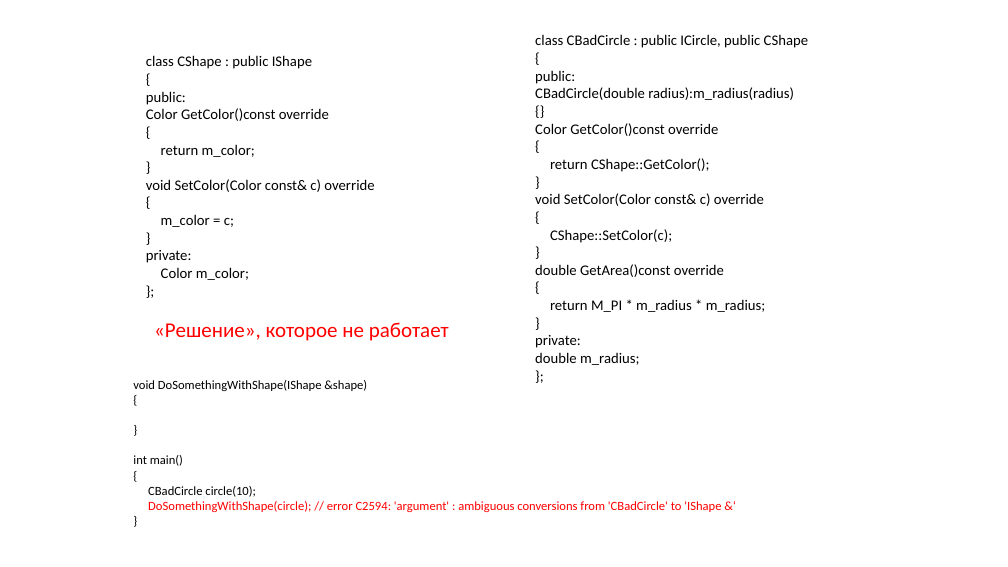
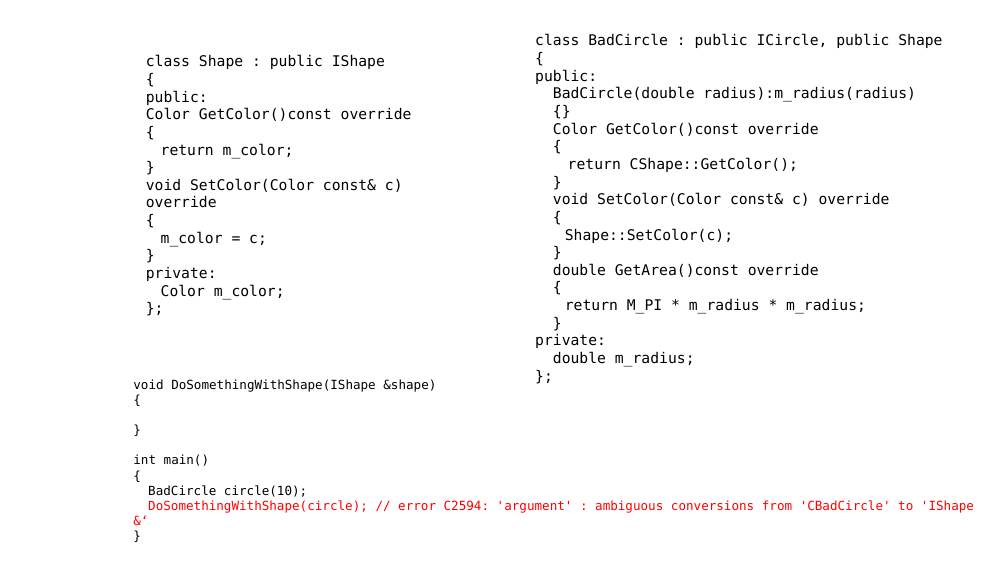
Before and after one commit to alexey-malov/oop, a slide deck: slide 66 of lectures/06/Обобщенное программирование, шаблоны.pptx (slide 63 before the commit). Drawn at 1008x567 pixels with LibreOffice and Linux fonts; fonts in the diff are those of the drawing. Boxes give left, top, right and bottom in pixels: in the first picture for what was removed or moved away, otherwise in the second. Text is boxed around its words. In the diff, an @@ line names an element or a change of style, - is before the commit and + after.

```diff
--- a/lectures/06/Обобщенное программирование, шаблоны.pptx
+++ b/lectures/06/Обобщенное программирование, шаблоны.pptx
@@ text at (146,54,385,69): text changed; font Calibri to DejaVu Sans Mono @@
-class CShape : public IShape
+class Shape : public IShape
@@ text at (535,33,942,48): text changed; font Calibri to DejaVu Sans Mono @@
-class CBadCircle : public ICircle, public CShape
+class BadCircle : public ICircle, public Shape
@@ text at (535,69,890,367): font Calibri to DejaVu Sans Mono in "{", "public:", "{}", "Color GetColor()const override" and 13 more places @@
@@ text at (553,86,916,102): text changed; font Calibri to DejaVu Sans Mono @@
-CBadCircle(double radius):m_radius(radius)
+BadCircle(double radius):m_radius(radius)
@@ text at (146,90,412,300): font Calibri to DejaVu Sans Mono in "{", "public:", "Color GetColor()const override", "{" and 9 more places @@
@@ text at (565,228,733,243): text changed; font Calibri to DejaVu Sans Mono @@
-CShape::SetColor(c);
+Shape::SetColor(c);
@@ text removed at (154,322,449,341) @@
-«Решение», которое не работает
@@ text at (133,379,974,513): font Calibri to DejaVu Sans Mono in "void DoSomethingWithShape(IShape &shape)", "{", "}", "int main()" and 3 more places @@
@@ text at (148,485,307,497): text changed; font Calibri to DejaVu Sans Mono @@
-CBadCircle circle(10);
+BadCircle circle(10);
```
Also in this commit, not shown: 12 other slides changed, 7 slides added, 4 slides removed.
